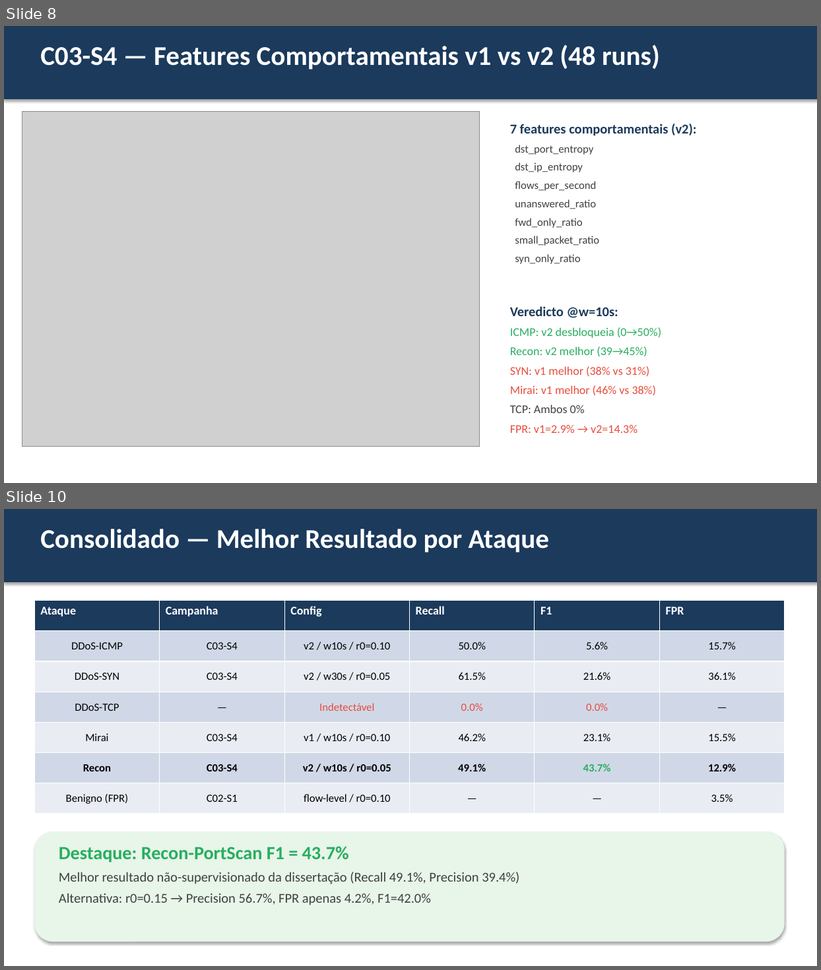
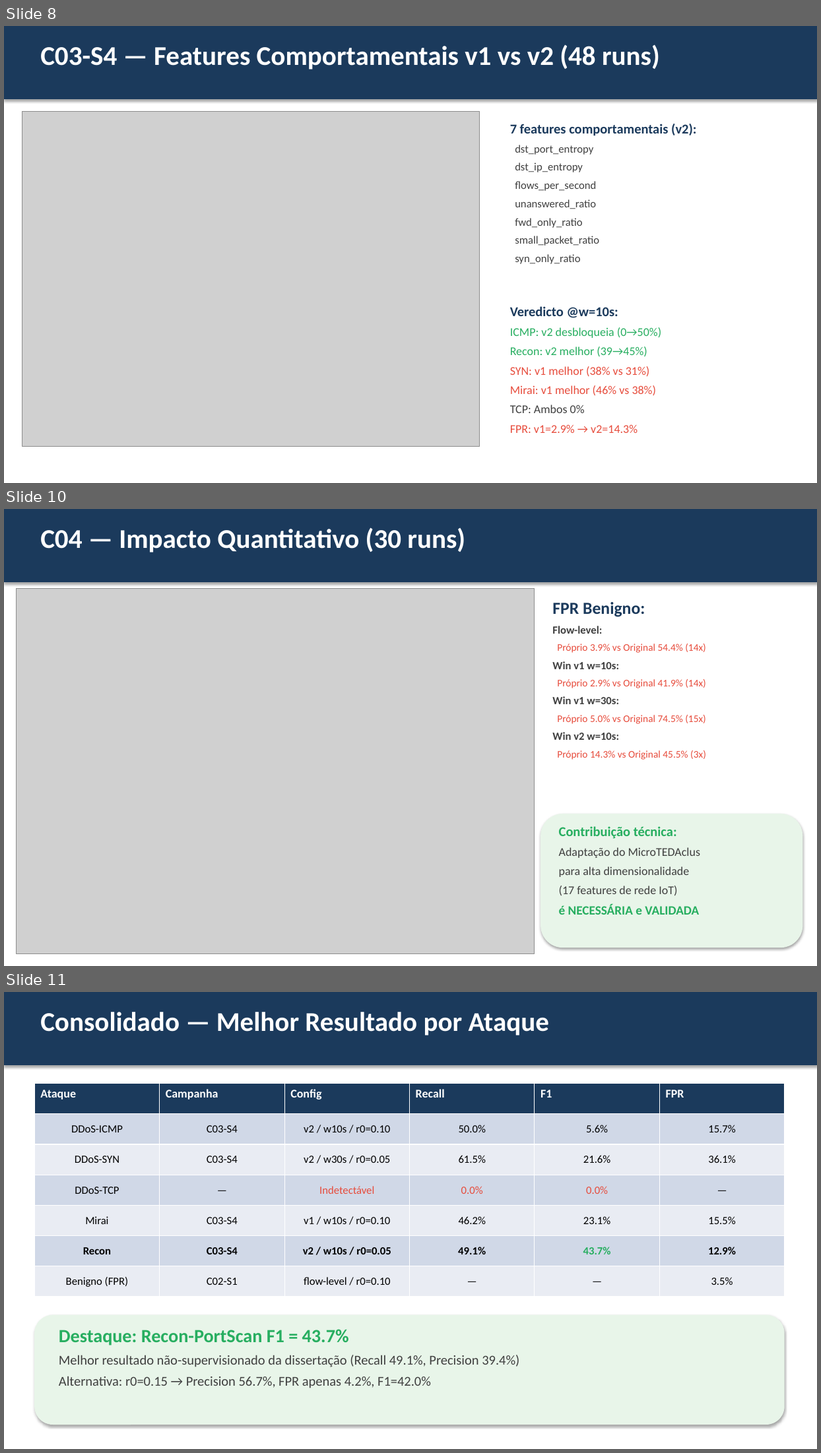
Before and after one commit to agvicente/final-project, a slide deck: docs/meeting/2026-03-19-advisor-meeting.pptx. Shown one above the other, each under a label of ours: slides 8 and 10 before the commit, slides 8, 10 and 11 after it; the slides between them are not shown. The pictures are 821x970 and 821x1453 pixels, drawn with LibreOffice and Linux fonts; fonts in the diff are those of the drawing; grey boxes stand for pictures. Boxes give left, top, right and bottom in pixels: in the first picture for what was removed or moved away, otherwise in the second. Text is boxed around its words. In the diff, an @@ line names an element or a change of style, - is before the commit and + after.

Commit message:
run campaign 4 with original teda and document findings

```diff
--- a/docs/meeting/2026-03-19-advisor-meeting.pptx
+++ b/docs/meeting/2026-03-19-advisor-meeting.pptx
@@ slide 10 added at (x1=4, y1=509, x2=817, y2=966), background #FFFFFF @@
@@ rectangle added at (x1=4, y1=509, x2=817, y2=582), fill #1B3A5C @@
@@ text added at (x1=40, y1=527, x2=465, y2=553), 32 pt, text #FFFFFF, bold @@
+C04 — Impacto Quantitativo (30 runs)
@@ picture added at (x1=16, y1=588, x2=535, y2=955) @@
@@ text added at (x1=552, y1=602, x2=706, y2=760), 12 pt, text #E74C3C @@
+FPR Benigno:
+Flow-level:
+Próprio 3.9% vs Original 54.4% (14x)
+Win v1 w=10s:
+Próprio 2.9% vs Original 41.9% (14x)
+Win v1 w=30s:
+Próprio 5.0% vs Original 74.5% (15x)
+Win v2 w=10s:
+Próprio 14.3% vs Original 45.5% (3x)
@@ rounded rectangle added at (x1=541, y1=814, x2=803, y2=948), fill #E8F5E9 @@
@@ text added at (x1=559, y1=826, x2=701, y2=915), 14 pt, text #404040 @@
+Contribuição técnica:
+Adaptação do MicroTEDAclus
+para alta dimensionalidade
+(17 features de rede IoT)
+é NECESSÁRIA e VALIDADA
@@ what was slide 10 is now slide 11 @@
```
Also in this commit, not shown: 1 other slide added, 1 slide removed, 5 other files.
